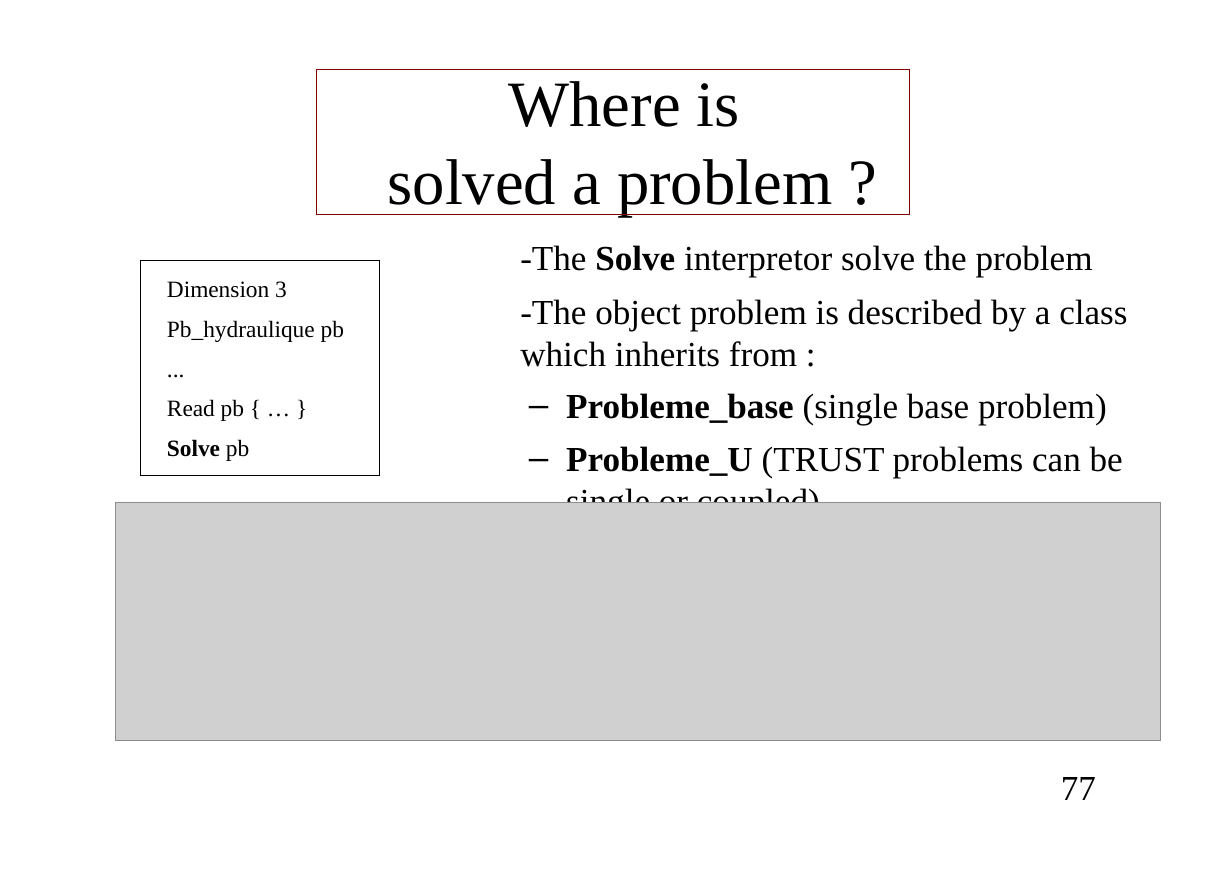
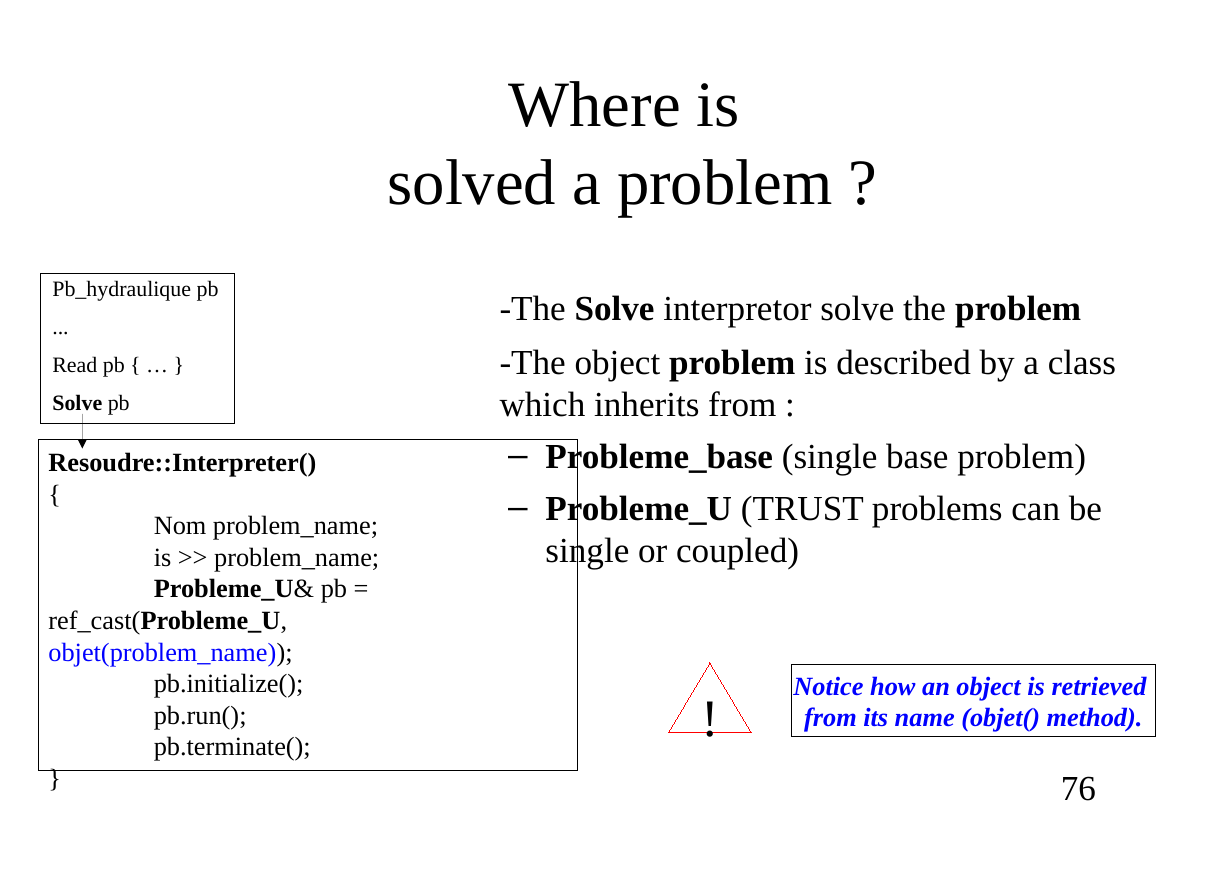
Before and after one commit to cea-trust-platform/trust-code, a slide deck: slide 76 of doc/TRUST/Developer_TRUST_presentation.odp (slide 77 before the commit). Drawn at 1232x871 pixels with LibreOffice and Linux fonts; fonts in the diff are those of the drawing; grey boxes stand for pictures; background and template pictures are left out. Boxes give left, top, right and bottom in pixels: in the first picture for what was removed or moved away, otherwise in the second. Text is boxed around its words. In the diff, an @@ line names an element or a change of style, - is before the commit and + after.

Commit message:
Update of TRUST developper training session, adding tutorial

```diff
--- a/doc/TRUST/Developer_TRUST_presentation.odp
+++ b/doc/TRUST/Developer_TRUST_presentation.odp
@@ rectangle removed at (316, 70, 910, 215) @@
@@ text "Pb_hydraulique pb": place and size @@
-text "Pb_hydraulique pb" at (167, 281, 344, 461)
+text "Pb_hydraulique pb" at (52, 280, 219, 415)
@@ text "Pb_hydraulique pb" at (52, 280, 219, 415): size 16 to 15 pt @@
@@ rectangle: place and size @@
-rectangle at (141, 260, 379, 475)
+rectangle at (40, 273, 234, 424)
@@ text at (167, 281, 287, 298): paragraph removed @@
-Dimension 3
@@ text "-The Solve interpretor solve the ...": place and size @@
-text "-The Solve interpretor solve the ..." at (520, 245, 1127, 503)
+text "-The Solve interpretor solve the ..." at (500, 295, 1116, 570)
@@ text at (500, 295, 1116, 417): bold on in "problem", "problem" @@
@@ arrow added from (82, 414) to (82, 449), #000000 0 pt @@
@@ rectangle added at (38, 441, 578, 771), outline #000000 0 pt, 18 pt, text #000000 @@
+Resoudre::Interpreter()
+{
+Nom problem_name;
+is >> problem_name;
+Probleme_U& pb = ref_cast(Probleme_U, objet(problem_name));
+pb.initialize();
+pb.run();
+pb.terminate();
+}
@@ picture removed at (115, 503, 1161, 741) @@
@@ triangle added at (668, 663, 751, 732), outline #FF0000 0 pt, 36 pt, text #000000 @@
+!
@@ rectangle added at (791, 665, 1155, 737), outline #000000 0 pt, 18 pt, text #0000FF, bold, italic @@
+Notice how an object is retrieved
+from its name (objet() method).
@@ page number at (1061, 776, 1096, 801): text changed @@
-77
+76
```
Also in this commit, not shown: 104 other slides changed, 20 slides added, 42 slides removed, 7 other files.
